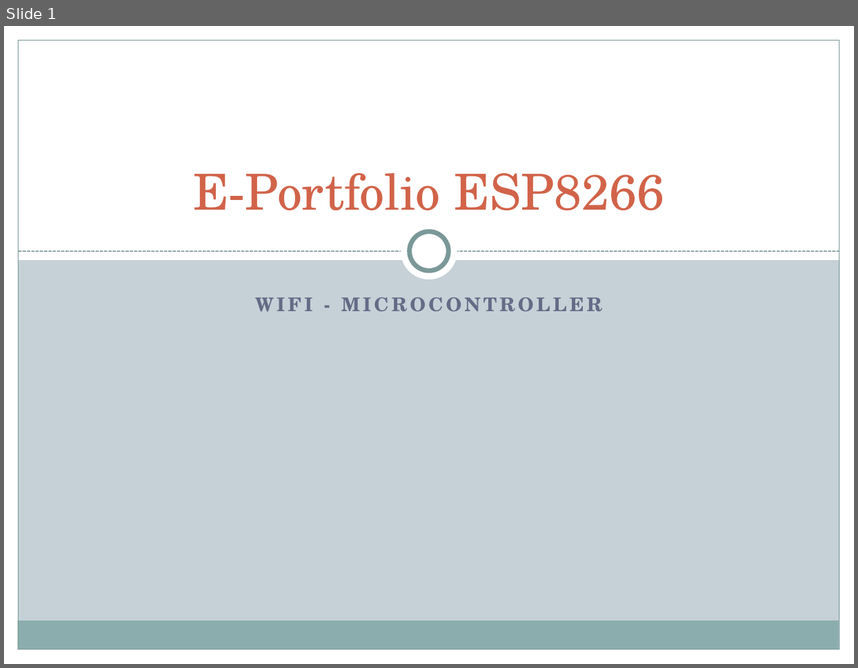
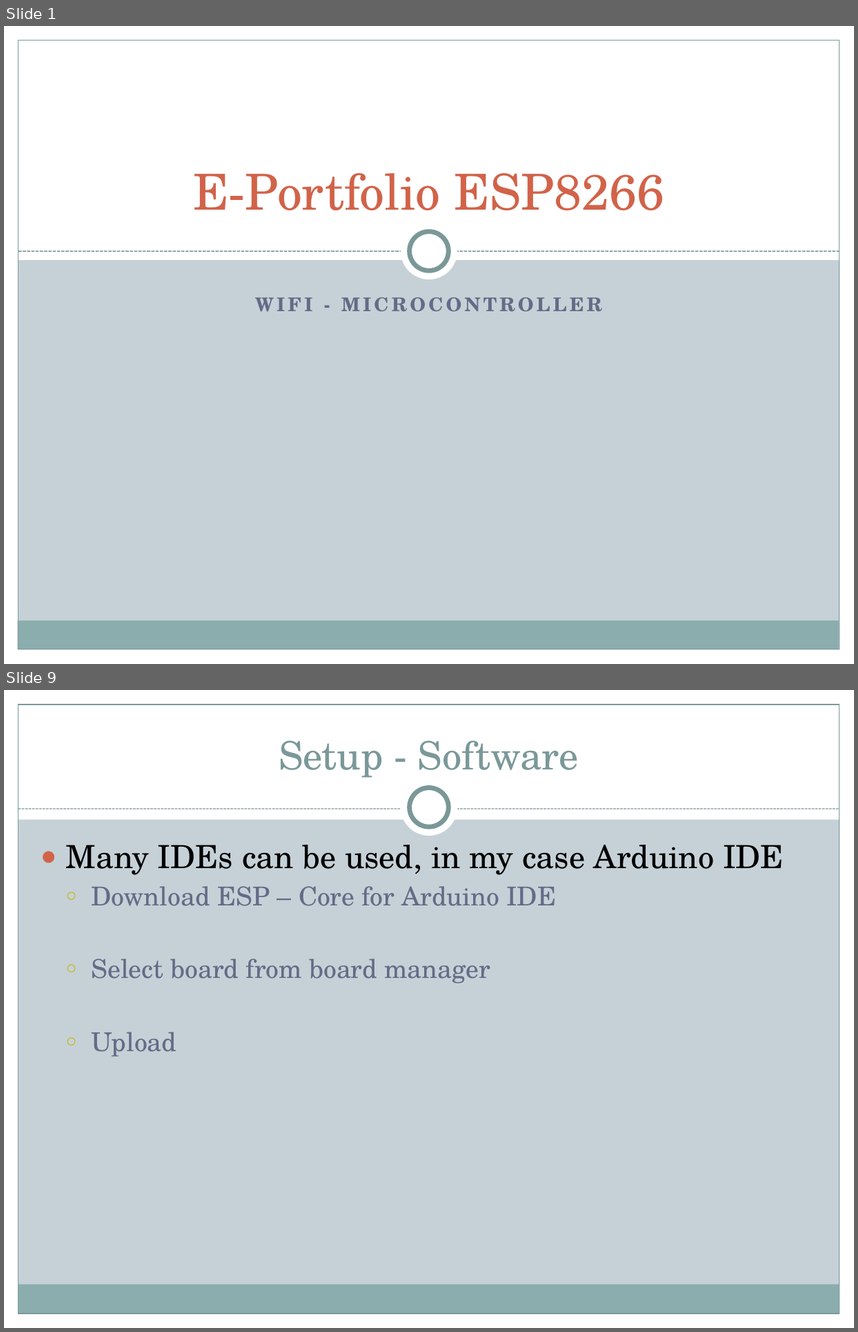
Before and after one commit to AlexKimmig/E-Portfolio-ESP8266, a slide deck: Presentation/Presentation E-Portfolio ES8266.pptx. Shown one above the other, each under a label of ours: slide 1 before the commit, slides 1 and 9 after it; the slides between them are not shown. The pictures are 858x668 and 858x1332 pixels, drawn with LibreOffice and Linux fonts; fonts in the diff are those of the drawing. Boxes give left, top, right and bottom in pixels: in the first picture for what was removed or moved away, otherwise in the second. Text is boxed around its words. In the diff, an @@ line names an element or a change of style, - is before the commit and + after.

```diff
--- a/Presentation/Presentation E-Portfolio ES8266.pptx
+++ b/Presentation/Presentation E-Portfolio ES8266.pptx
@@ slide 9 added at bbox=[4, 690, 854, 1328], background #C5D1D7; not listed: 5 template elements that a slide beside it also shows @@
@@ rectangle added at bbox=[4, 690, 854, 819], fill #FFFFFF @@
@@ title added at bbox=[279, 740, 579, 778], 33 pt, text #7C999A @@
+Setup - Software
@@ ellipse added at bbox=[401, 779, 458, 836], fill #FFFFFF @@
@@ ellipse added at bbox=[410, 788, 448, 827], fill #FFFFFF, outline #7C999A 4 pt @@
@@ line added from (18, 809) to (840, 809), #7C999A 0.75 pt dashed @@
@@ text added at bbox=[66, 845, 784, 1056], 22 pt, text #646B86 @@
+● Many IDEs can be used, in my case Arduino IDE
+  ○ Download ESP – Core for Arduino IDE
+  ○ Select board from board manager
+  ○ Upload
```
Also in this commit, not shown: 3 slides changed, 8 other slides added, 3 other files.
